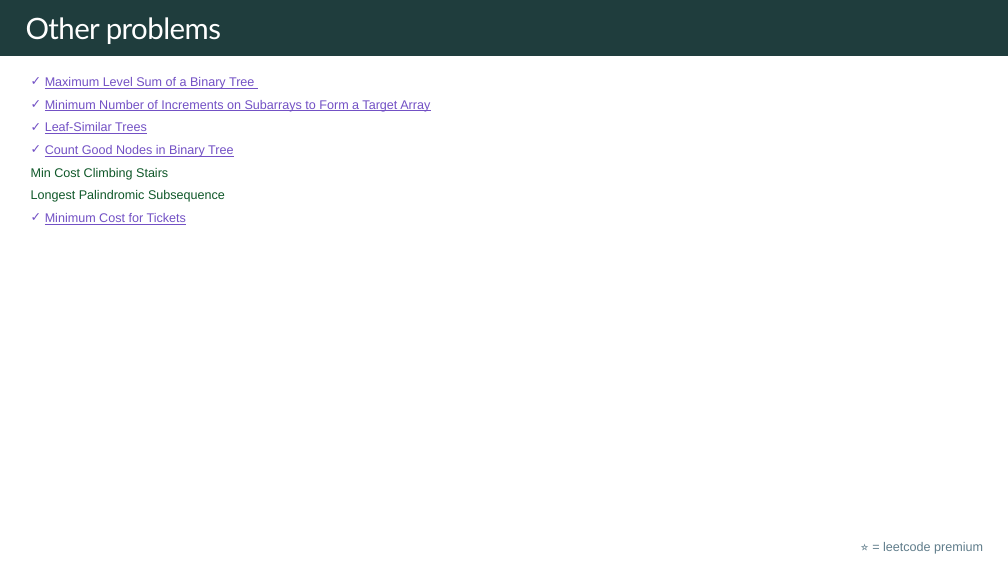
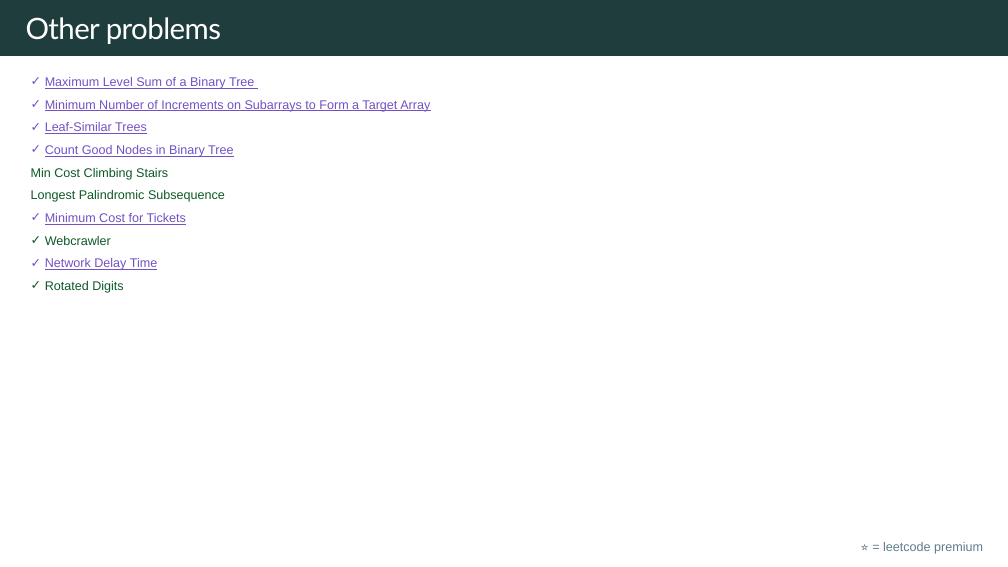
Before and after one commit to rfdavid/coding-interview-handbook-cpp, a slide deck: slide 7 of Algorithm and problem Solving Cheatsheet.pptm. Drawn at 1008x567 pixels with LibreOffice and Linux fonts; fonts in the diff are those of the drawing. Boxes give left, top, right and bottom in pixels: in the first picture for what was removed or moved away, otherwise in the second. Text is boxed around its words. In the diff, an @@ line names an element or a change of style, - is before the commit and + after.

```diff
--- a/Algorithm and problem Solving Cheatsheet.pptm
+++ b/Algorithm and problem Solving Cheatsheet.pptm
@@ text at (x1=45, y1=236, x2=158, y2=293): paragraphs added @@
+✓ Webcrawler
+✓ Network Delay Time
+✓ Rotated Digits
```
Also in this commit, not shown: 16 other slides changed, 24 slides added, 2 slides removed, 15 other files.
